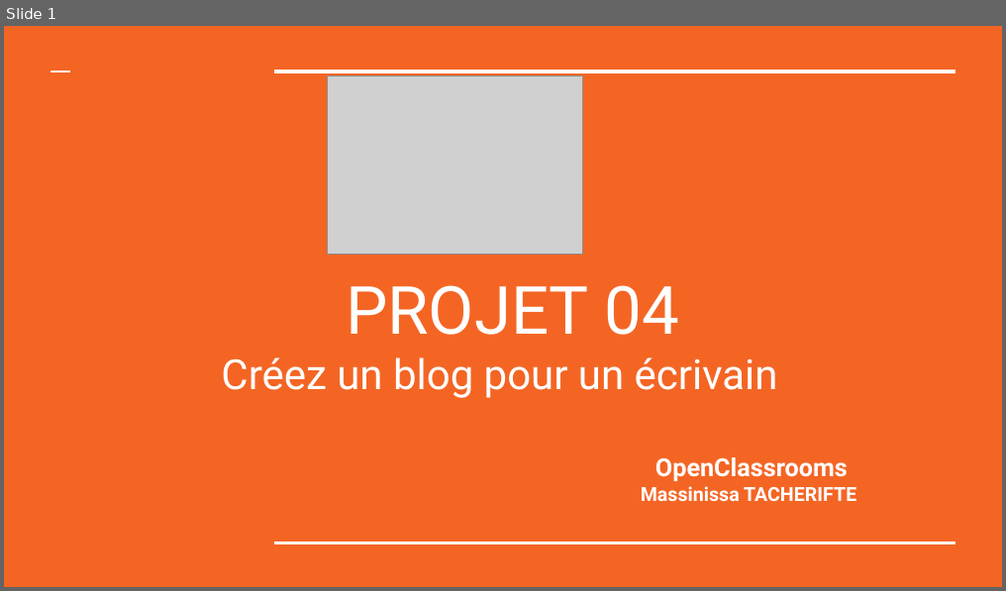
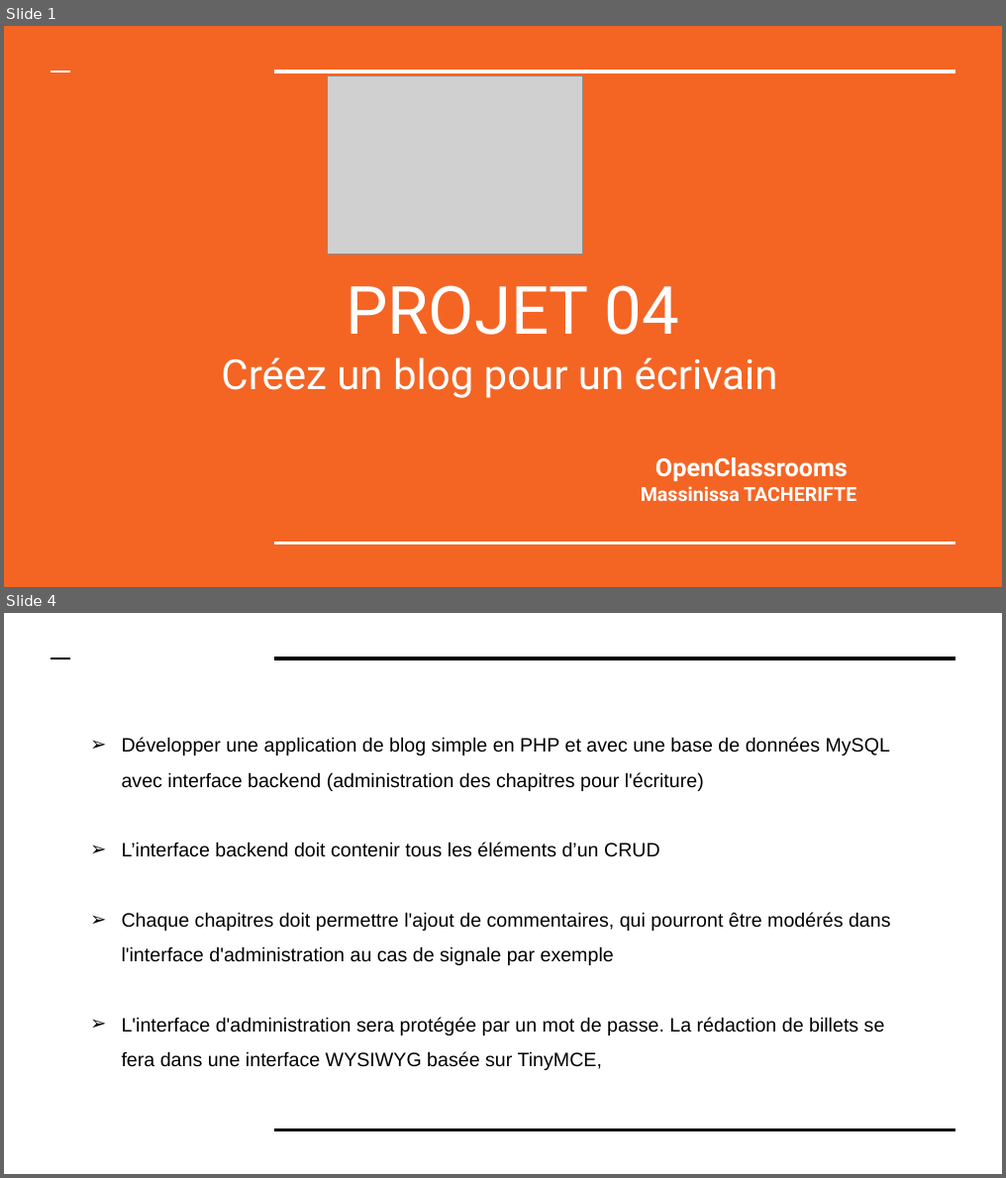
Before and after one commit to massinissa44/Projet-04-blog-pour-un-crivain-, a slide deck: P4_04_Presentation.pptx. Shown one above the other, each under a label of ours: slide 1 before the commit, slides 1 and 4 after it; the slides between them are not shown. The pictures are 1006x591 and 1006x1178 pixels, drawn with LibreOffice and Linux fonts; fonts in the diff are those of the drawing; grey boxes stand for pictures. Boxes give left, top, right and bottom in pixels: in the first picture for what was removed or moved away, otherwise in the second. Text is boxed around its words. In the diff, an @@ line names an element or a change of style, - is before the commit and + after.

```diff
--- a/P4_04_Presentation.pptx
+++ b/P4_04_Presentation.pptx
@@ slide 4 added at (4,613,1002,1174), background #FFFFFF @@
@@ line added from (51, 658) to (71, 658), #000000 1.5 pt @@
@@ line added from (274, 658) to (956, 658), #000000 3 pt @@
@@ text added at (122,737,891,1070), 14 pt, text #000000 @@
+➢ Développer une application de blog simple en PHP et avec une base de données MySQL avec interface backend (administration des chapitres pour l'écriture)
+➢ L’interface backend doit contenir tous les éléments d’un CRUD
+➢ Chaque chapitres doit permettre l'ajout de commentaires, qui pourront être modérés dans l'interface d'administration au cas de signale par exemple
+➢ L'interface d'administration sera protégée par un mot de passe. La rédaction de billets se fera dans une interface WYSIWYG basée sur TinyMCE,
@@ line added from (274, 1130) to (956, 1130), #000000 1.5 pt @@
```
Also in this commit, not shown: 3 slides changed, 12 other slides added, 15 slides removed, 15 other files.
